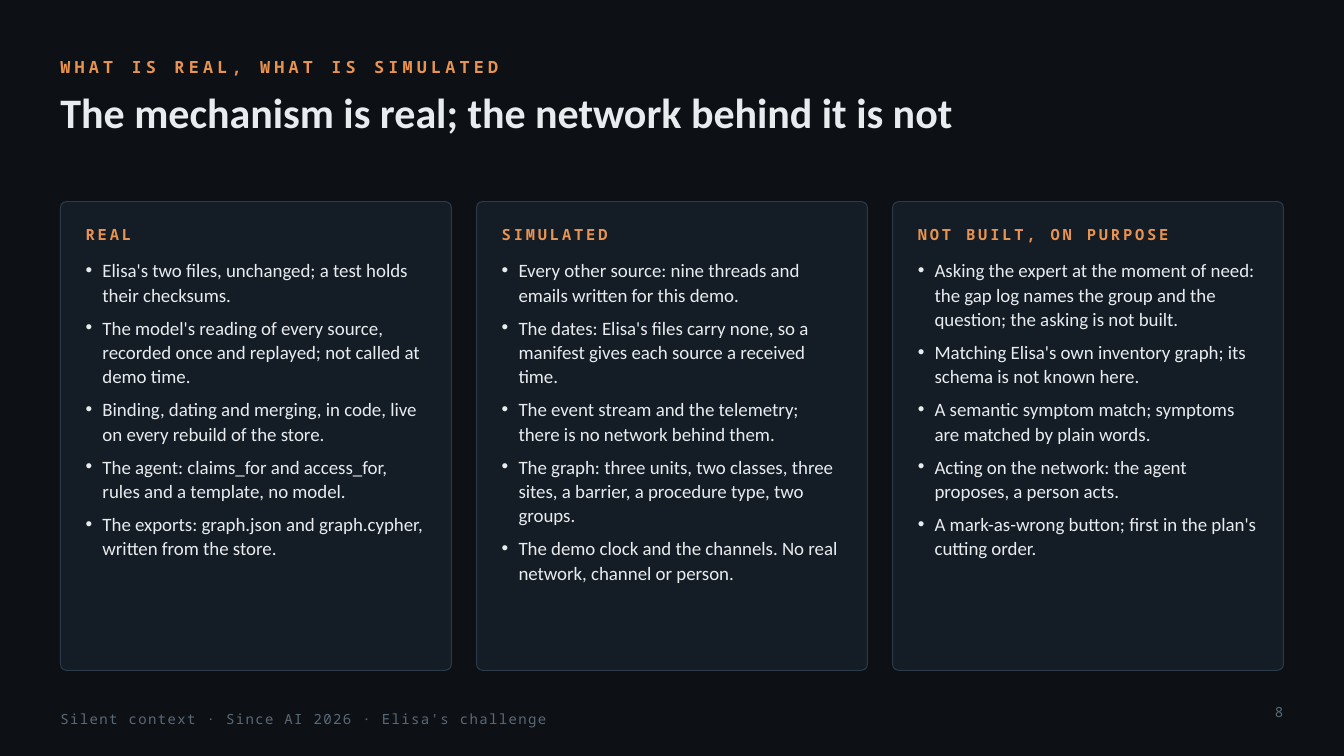
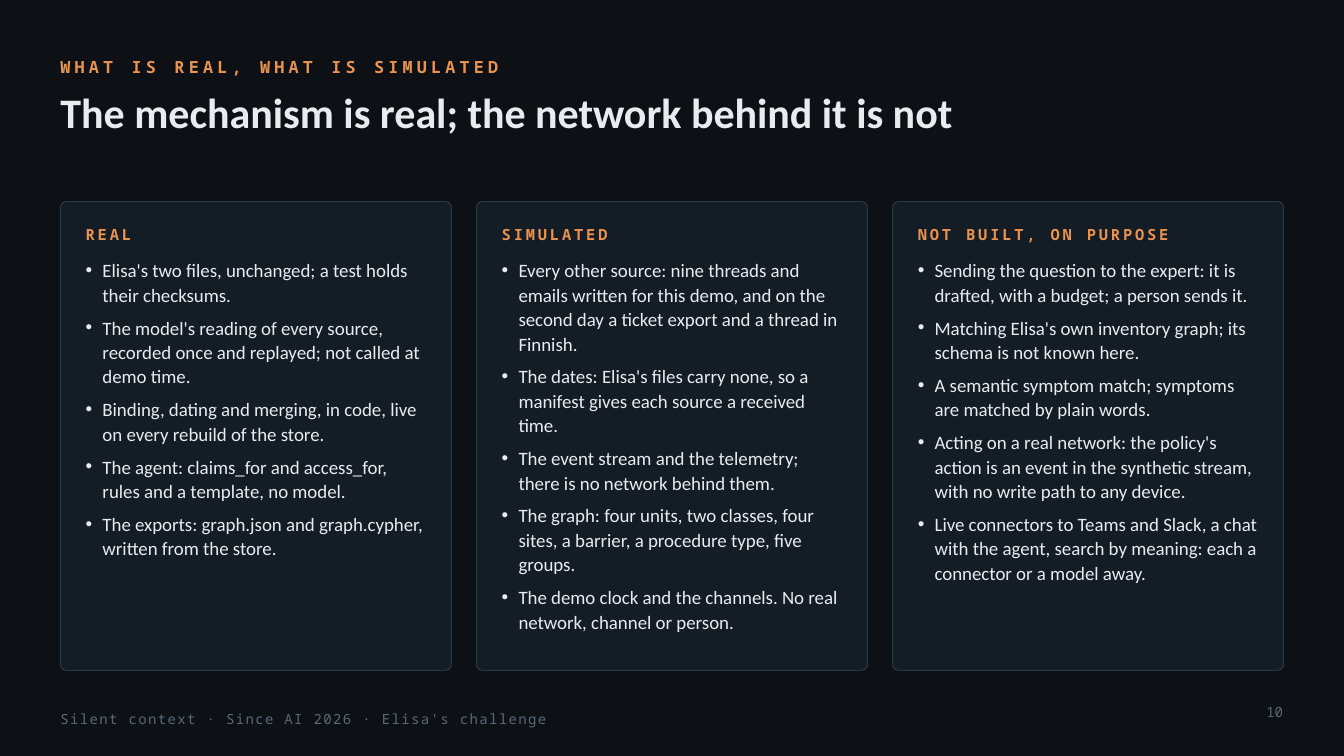
Before and after one commit to pkorrrhonen-cmd/silent-context, a slide deck: slide 10 of docs/slides/silent-context.pptx (slide 8 before the commit). Drawn at 1344x756 pixels with LibreOffice and Linux fonts; fonts in the diff are those of the drawing. Boxes give left, top, right and bottom in pixels: in the first picture for what was removed or moved away, otherwise in the second. Text is boxed around its words. In the diff, an @@ line names an element or a change of style, - is before the commit and + after.

```diff
--- a/docs/slides/silent-context.pptx
+++ b/docs/slides/silent-context.pptx
@@ text at [519, 264, 837, 351]: text changed @@
-• Every other source: nine threads and emails written for this demo.
+• Every other source: nine threads and emails written for this demo, and on the second day a ticket export and a thread in Finnish.
@@ text at [935, 264, 1247, 306]: text changed @@
-• Asking the expert at the moment of need: the gap log names the group and the question; the asking is not built.
+• Sending the question to the expert: it is drafted, with a budget; a person sends it.
@@ text at [935, 436, 1257, 583]: text changed @@
-• Acting on the network: the agent proposes, a person acts.
-• A mark-as-wrong button; first in the plan's cutting order.
+• Acting on a real network: the policy's action is an event in the synthetic stream, with no write path to any device.
+• Live connectors to Teams and Slack, a chat with the agent, search by meaning: each a connector or a model away.
@@ text at [519, 509, 814, 575]: text changed @@
-• The graph: three units, two classes, three sites, a barrier, a procedure type, two groups.
+• The graph: four units, two classes, four sites, a barrier, a procedure type, five groups.
@@ page number at [1266, 707, 1283, 717]: text changed @@
-8
+10
```
Also in this commit, not shown: 5 other slides changed, 2 slides added, 32 other files.
